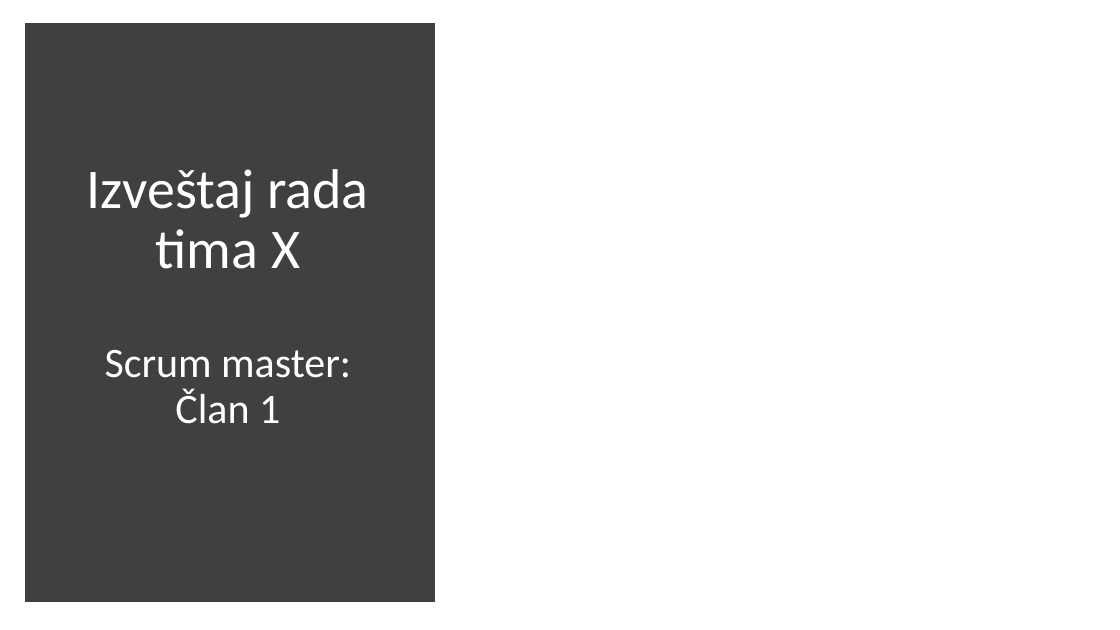
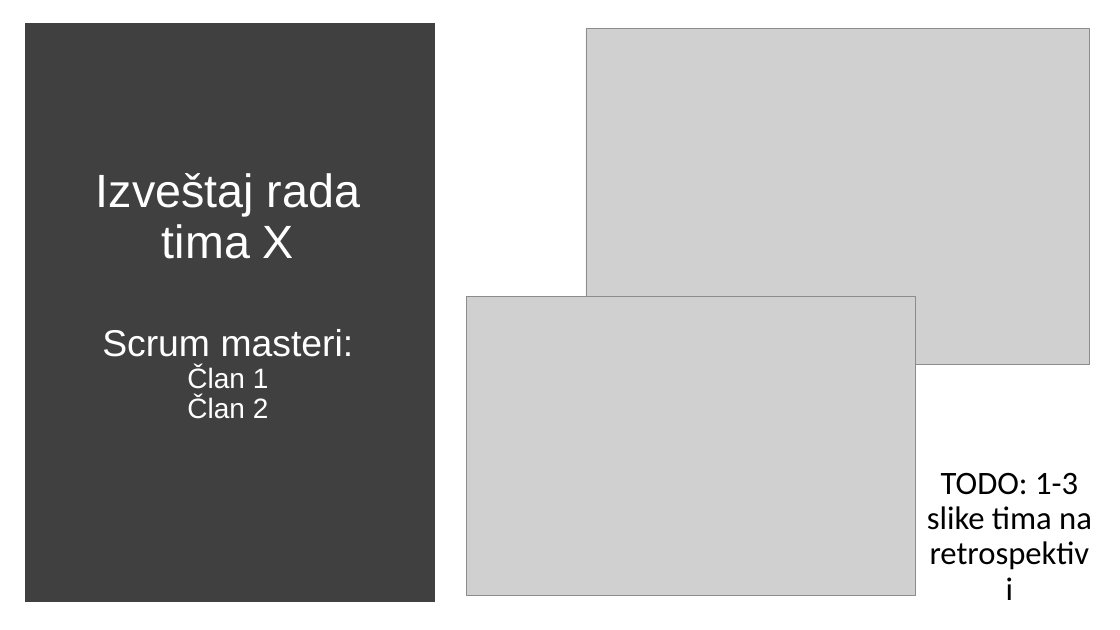
Before and after one commit to psw-ftn/supportive-information, a slide deck: slide 1 of s1/w2/Sprint review template.pptx. Drawn at 1120x630 pixels with LibreOffice and Linux fonts; fonts in the diff are those of the drawing; grey boxes stand for pictures. Boxes give left, top, right and bottom in pixels: in the first picture for what was removed or moved away, otherwise in the second. Text is boxed around its words. In the diff, an @@ line names an element or a change of style, - is before the commit and + after.

```diff
--- a/s1/w2/Sprint review template.pptx
+++ b/s1/w2/Sprint review template.pptx
@@ picture added at (586, 29, 1090, 364) @@
@@ title at (96, 173, 360, 419): text changed; size 48 to 40 pt; font Calibri to Arial @@
-Izveštaj rada
-tima X
-Scrum master:
-Član 1
+Izveštaj rada
+tima X
+Scrum masteri:
+Član 1
+Član 2
@@ picture added at (466, 297, 916, 597) @@
@@ text added at (927, 472, 1092, 530), 28 pt, text #000000 @@
+TODO: 1-3 slike tima na retrospektivi
```
Also in this commit, not shown: 11 other slides changed.
